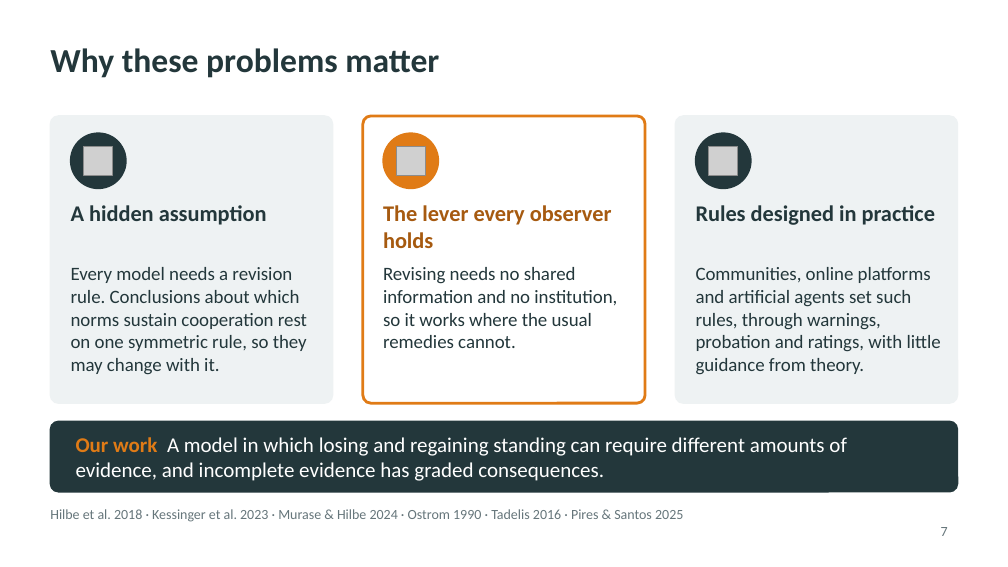
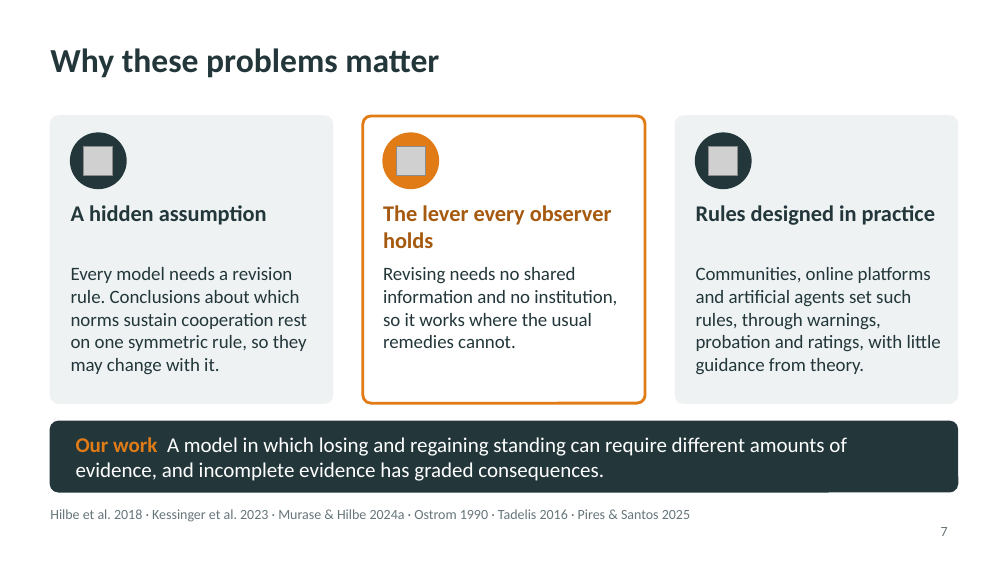
Before and after one commit to JoeWynn7/IR_paper, a slide deck: slide 7 of Slides/IR_motivation_section.pptx. Drawn at 1008x567 pixels with LibreOffice and Linux fonts; fonts in the diff are those of the drawing; grey boxes stand for pictures. Boxes give left, top, right and bottom in pixels: in the first picture for what was removed or moved away, otherwise in the second. Text is boxed around its words. In the diff, an @@ line names an element or a change of style, - is before the commit and + after.

```diff
--- a/Slides/IR_motivation_section.pptx
+++ b/Slides/IR_motivation_section.pptx
@@ text at box(50, 509, 690, 522): text changed @@
-Hilbe et al. 2018 · Kessinger et al. 2023 · Murase & Hilbe 2024 · Ostrom 1990 · Tadelis 2016 · Pires & Santos 2025
+Hilbe et al. 2018 · Kessinger et al. 2023 · Murase & Hilbe 2024a · Ostrom 1990 · Tadelis 2016 · Pires & Santos 2025
```
Also in this commit, not shown: 1 other slide changed, 5 other files.
